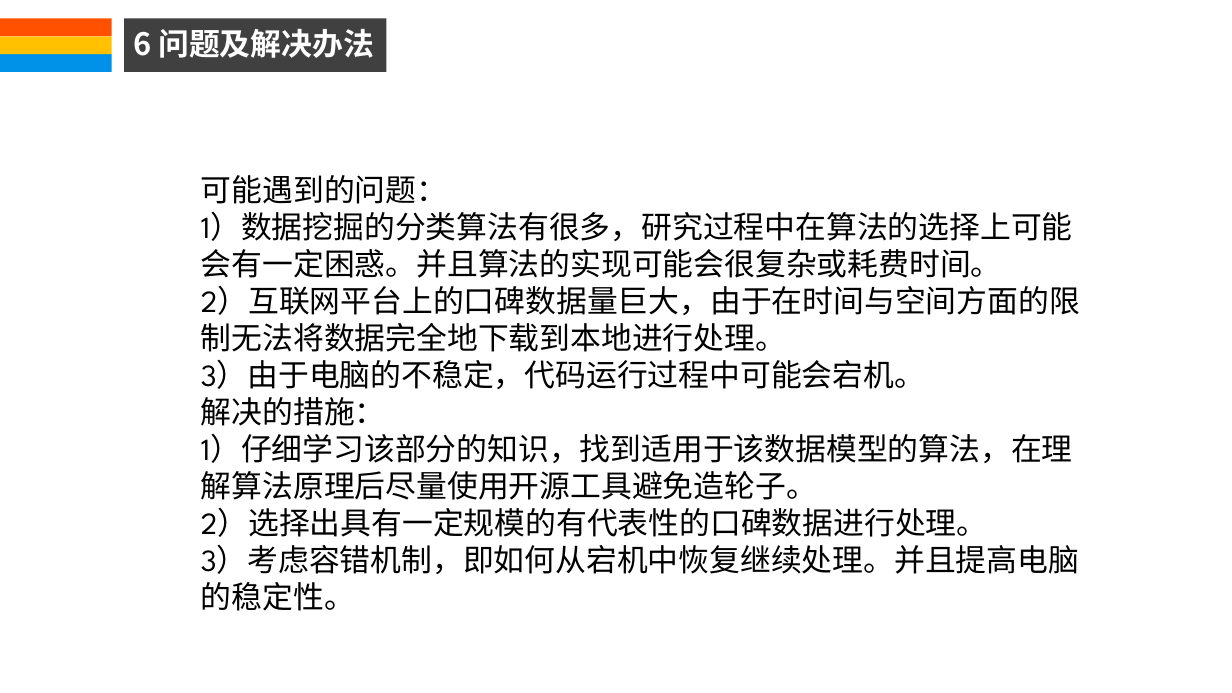
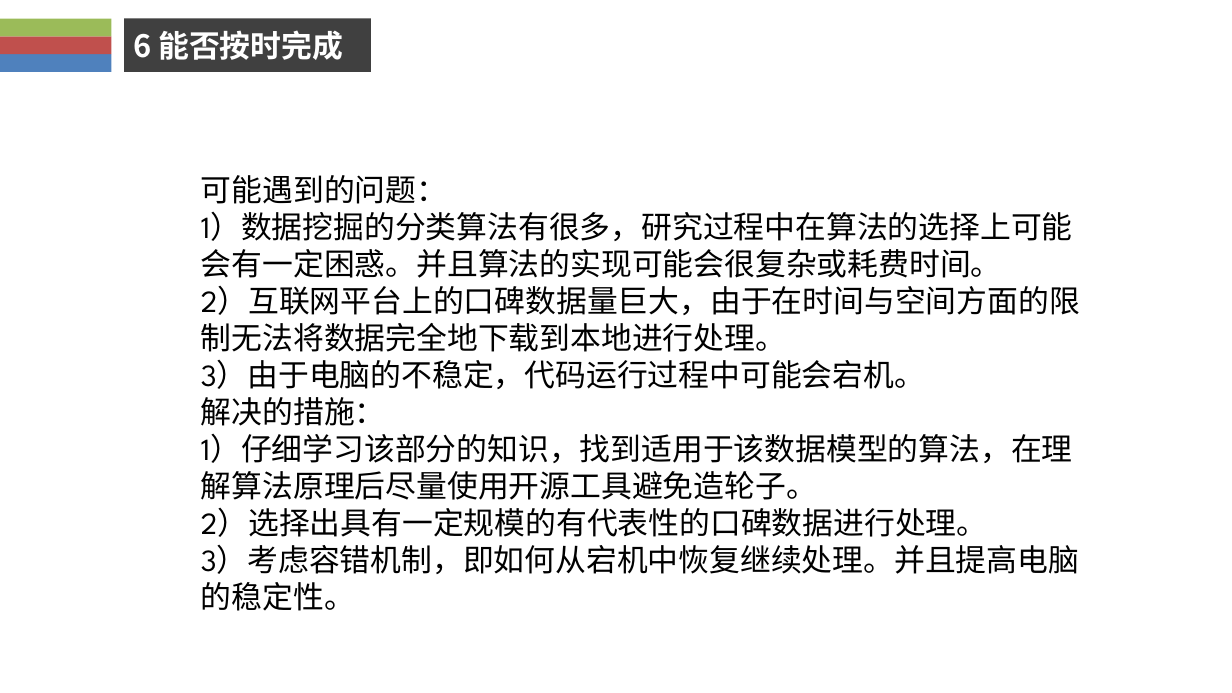
Before and after one commit to weiazm/GraduateProject, a slide deck: slide 22 of words/开题答辩.pptx (slide 18 before the commit). Drawn at 1232x693 pixels with LibreOffice and Linux fonts; fonts in the diff are those of the drawing; background and template pictures are left out. Boxes give left, top, right and bottom in pixels: in the first picture for what was removed or moved away, otherwise in the second. Text is boxed around its words. In the diff, an @@ line names an element or a change of style, - is before the commit and + after.

```diff
--- a/words/开题答辩.pptx
+++ b/words/开题答辩.pptx
@@ rectangle at <box>0,18,112,36</box>: fill #FF5100 to #9BBB59 @@
@@ rectangle "6 能否按时完成": place and size @@
-rectangle "6 能否按时完成" at <box>124,18,386,72</box>
+rectangle "6 能否按时完成" at <box>124,18,371,72</box>
@@ rectangle "6 能否按时完成" at <box>124,18,371,72</box>: text to rectangle @@
@@ rectangle at <box>0,55,112,72</box>: fill #0092E8 to #4F81BD @@
@@ rectangle at <box>0,37,112,55</box>: fill #FFC100 to #C0504D @@
@@ text in rectangle at <box>133,30,343,60</box>: text changed @@
-6 问题及解决办法
+6 能否按时完成
```
Also in this commit, not shown: 10 other slides changed, 12 slides added, 10 slides removed, 5 other files.
